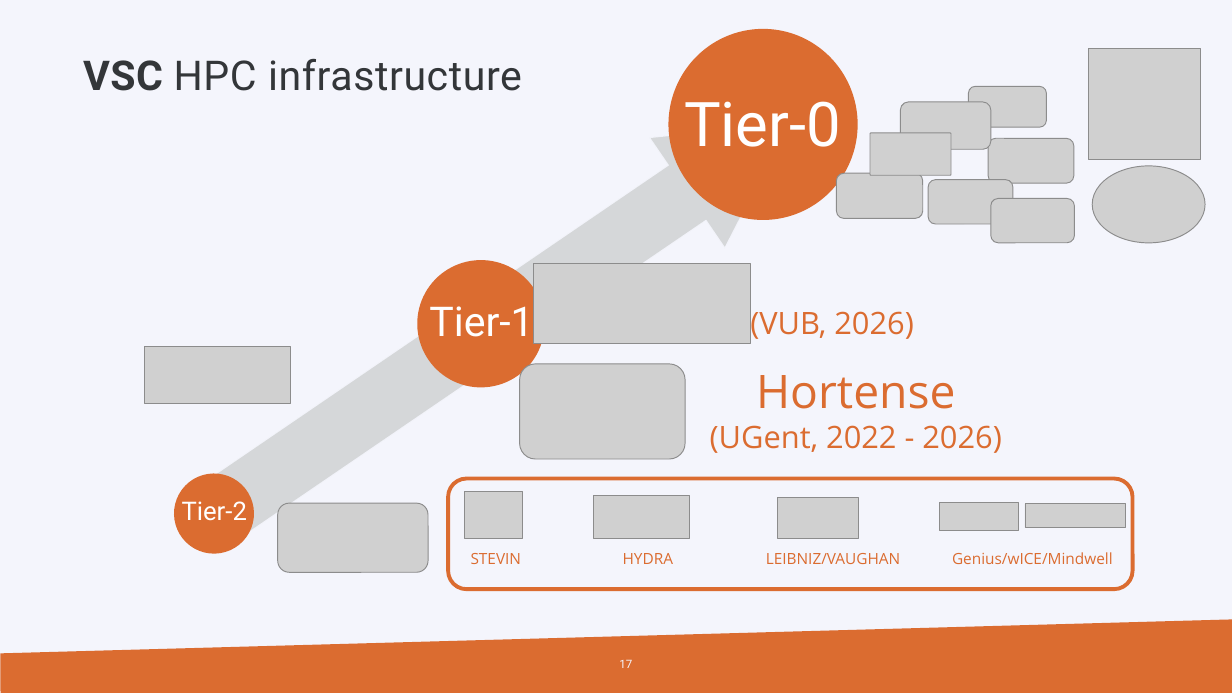
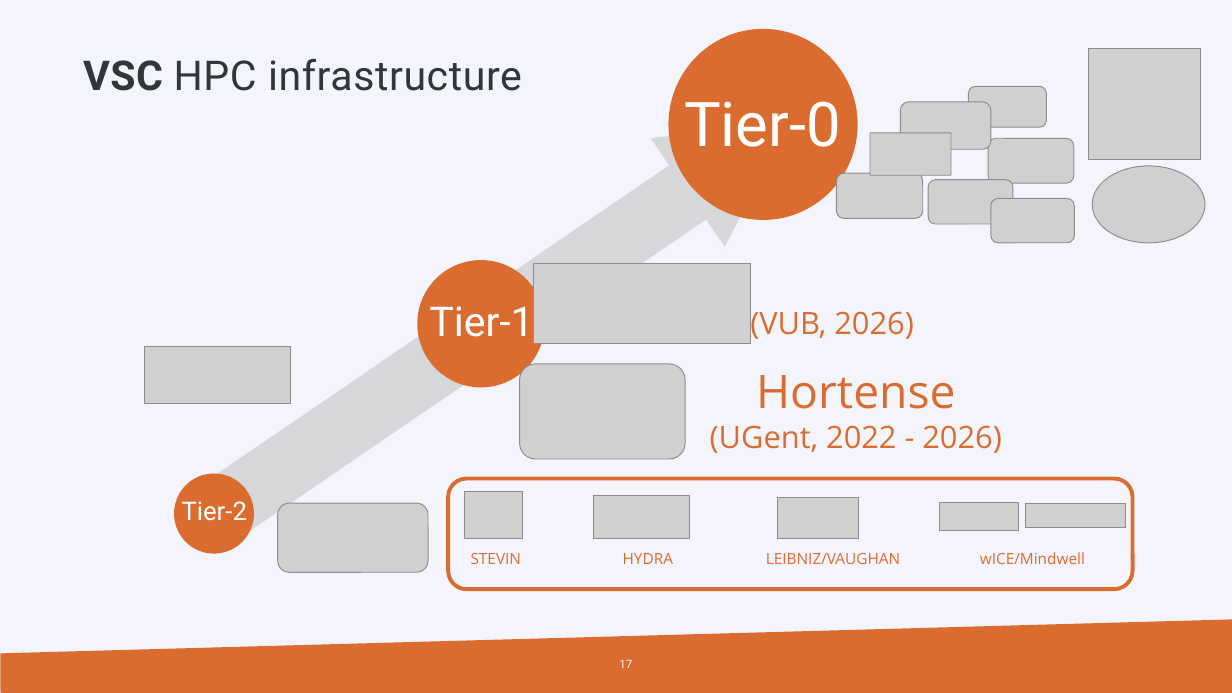
Before and after one commit to hpcleuven/HPC-intro, a slide deck: slide 17 of HPCintro.pptx. Drawn at 1232x693 pixels with LibreOffice and Linux fonts; fonts in the diff are those of the drawing; grey boxes stand for pictures; background and template pictures are left out. Boxes give left, top, right and bottom in pixels: in the first picture for what was removed or moved away, otherwise in the second. Text is boxed around its words. In the diff, an @@ line names an element or a change of style, - is before the commit and + after.

Commit message:
Update HPC intro slides.
This update contains changes relating to addition of Mindwell and the integration the Genius GPU resources into wICE.

```diff
--- a/HPCintro.pptx
+++ b/HPCintro.pptx
@@ table at [430,493,1134,580] @@
-row 2, column 4: Genius/wICE/Mindwell
+row 2, column 4: wICE/Mindwell
```
Also in this commit, not shown: 19 other slides changed, 5 slides added, 3 slides removed, 1 other file.
